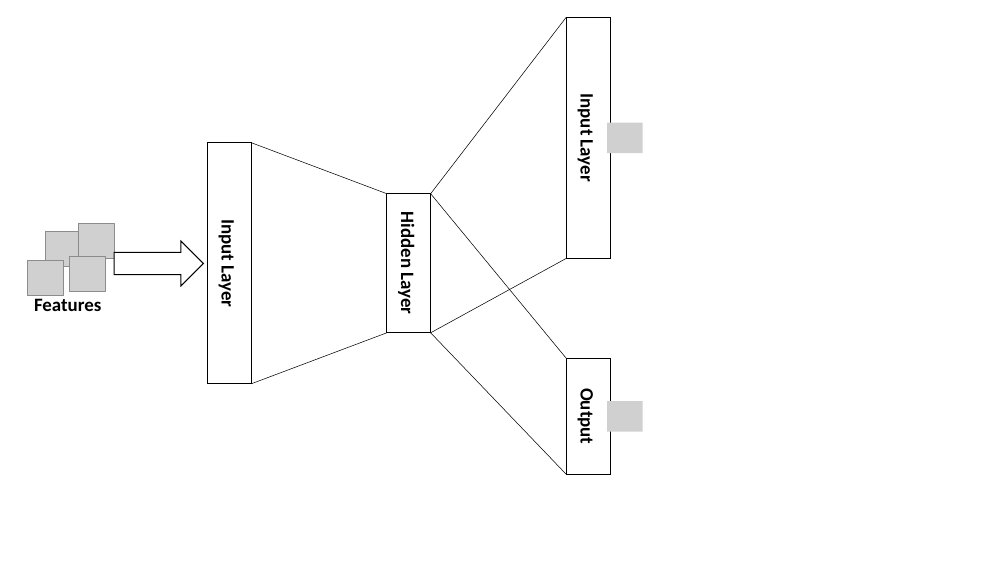
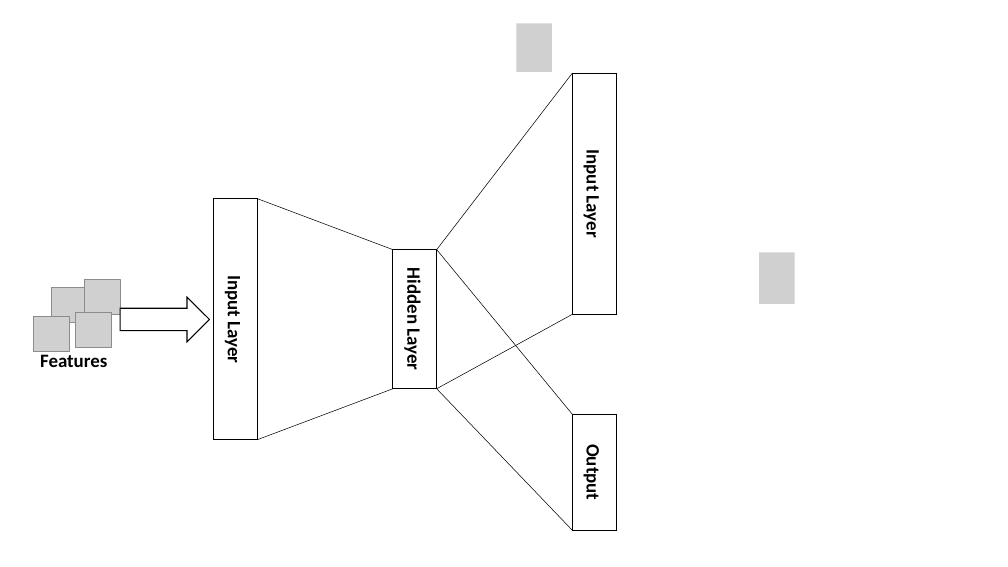
Before and after one commit to hvdthong/DEFECT_PREDICTION, a slide deck: slide 4 of Draft/ASE_2017/ppt.pptx. Drawn at 1008x567 pixels with LibreOffice and Linux fonts; fonts in the diff are those of the drawing; grey boxes stand for pictures. Boxes give left, top, right and bottom in pixels: in the first picture for what was removed or moved away, otherwise in the second. Text is boxed around its words. In the diff, an @@ line names an element or a change of style, - is before the commit and + after.

```diff
--- a/Draft/ASE_2017/ppt.pptx
+++ b/Draft/ASE_2017/ppt.pptx
@@ picture added at (516,23,552,72) @@
@@ picture removed at (607,123,643,153) @@
@@ picture added at (759,253,795,304) @@
@@ 6 lines, 4 pictures, 4 rectangles, 1 text, 1 right arrow: place and size @@
-6 lines, 4 pictures, 4 rectangles, 1 text, 1 right arrow at (27,17,610,475)
+6 lines, 4 pictures, 4 rectangles, 1 text, 1 right arrow at (33,73,616,531)
@@ picture removed at (607,402,643,432) @@
```
Also in this commit, not shown: 1 other file.
